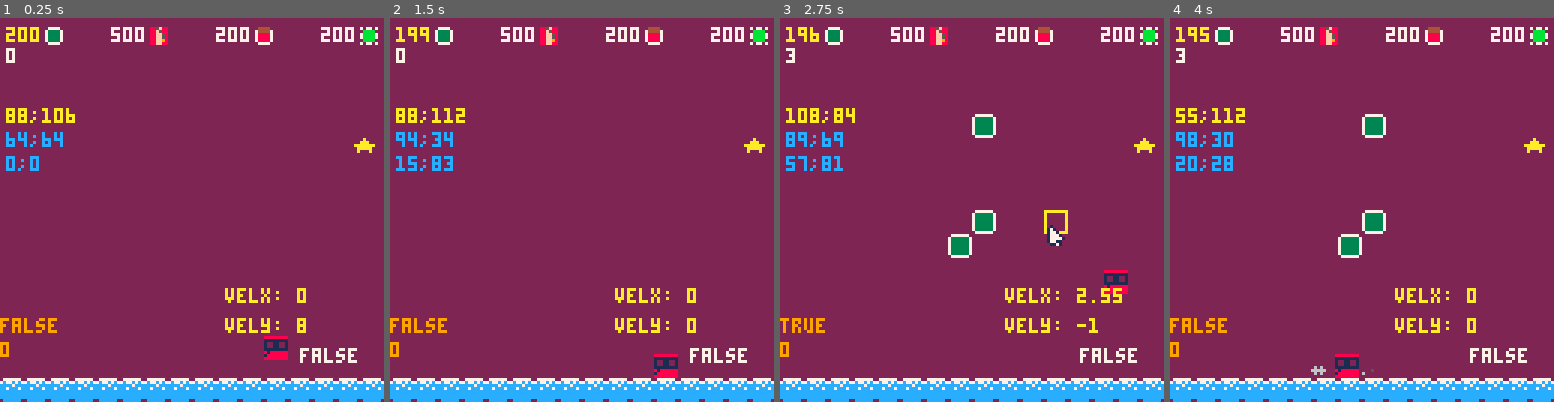
Above: before the commit, frames 1-4 (left to right).
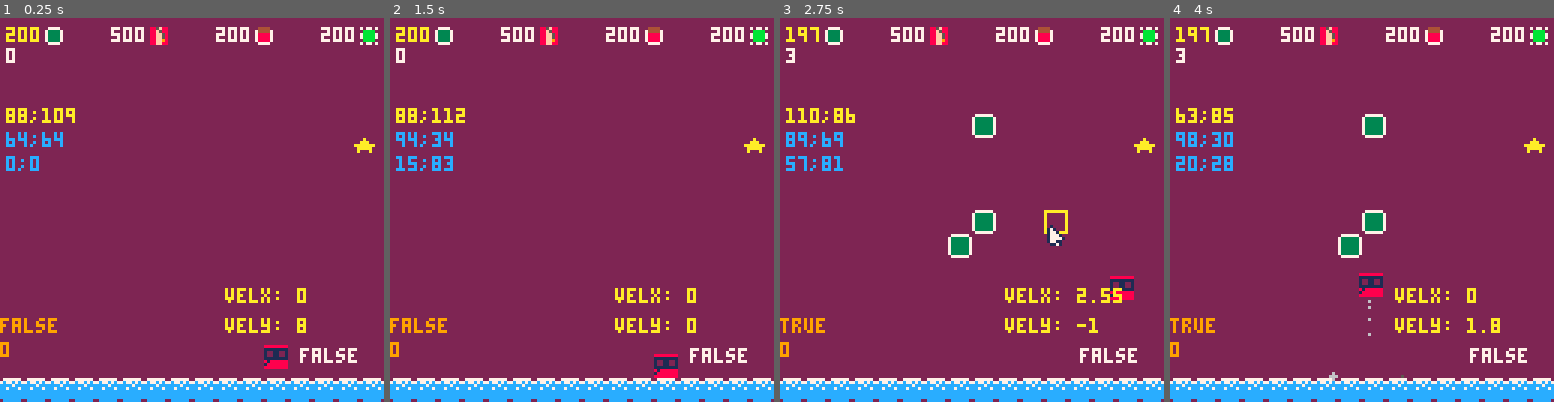
Above: after the commit, the same moments.

Repository: FlavioIero/PlatformMaker
Game: PICO-8 cartridge platformmaker.p8
Two runs of this game, one before a commit and one after it. Both use one fixed random seed, a clock stepped at 60 frames per second and the inputs below.
Inputs (mouse positions are in pixels of both pictures, inside the frame that each line leads up to):
- Up to frame 1 (0.25 s): no input
- Up to frame 2 (1.5 s): tap X (X key) at 0.33, 1.07 s; click (670, 121) at 0.67 s; tap O (Z key) at 0.7 s; click (436, 267) at 1.22 s
- Up to frame 3 (2.75 s): hold Right 1.6-2.1 s; tap O (Z key) at 1.7, 2.1, 2.5 s; click (887, 114) at 1.77 s; tap X (X key) at 1.85 s; hold Up 2.15-2.42 s; click (952, 259) at 2.32 s; hold Right from 2.47 s (still down)
- Up to frame 4 (4 s): click (1404, 106) at 2.87 s; tap O (Z key) at 2.9, 3.3, 3.7 s; tap X (X key) at 2.97 s; release Right at 3.03 s; hold Left 3.08-3.58 s; click (1465, 256) at 3.42 s; hold Down 3.63-3.97 s; click (1231, 102) at 3.97 s

The runs differ from the first frame. In frame 1, 0.5% of the frame differs, in the area x 17-75%, y 23-92%; in frame 2, less than 0.1%; in frame 3, 0.6%; in frame 4, 1.4%, in the area x 0-86%, y 3-95%.

Commit message:
improved player collisions

Diff:
--- a/platformmaker.p8
+++ b/platformmaker.p8
@@ -194,6 +194,10 @@
  return val > target
      and max(val - amount, target)
      or min(val + amount, target)
+end
+
+function clamp(val,mi,ma)
+	return max(mi,min(ma,val))
 end
 -->8
 -- player --
@@ -213,6 +217,8 @@
 	states = {jump=1,build=2,switch=3},
  x = 0,
  y = 0,
+ remx = 0,
+ remy = 0,
 	sprt = 1,
 	state = nil,
 	vel_x = 0,
@@ -336,39 +342,62 @@
 		local ly = self.y
 		local lgrounded = self.grounded
 
+		-- y movement
 		if self:can_jump() then
 			self.vel_y = self.jump_vel end
-		self.y += self.vel_y
-		self.y = flr(self.y)
-
+
+		self.remy += self.vel_y
+  local amount = flr(self.remy+0.5)
+  self.remy -= amount
+  local step = sgn(self.vel_y)
+		local pad = step==-1 and -1 or 0
+		-- y collisions
+		for i=1,abs(amount) do
+			if not collide_spr(self.x,self.y+pad,7,8,0)
+						and not self:collide_blocks(self.x,self.y+pad,8,9) then
+				self.y += step
+			else
+				self.vel_y = 0
+				self.remy = 0
+				break
+			end
+		end
+
+		-- y clamp
 		if self.y > 120 then
 			self.y = 120
 			self.vel_y = 0
 		end
-		while self.y~=ly and
-								(collide_spr(self.x,self.y,7,7,0)
-								or self:collide_blocks(self.x,self.y,8,8)) do
-			if self.y < ly then
-				self.y += 1
-			elseif self.y > ly then
-				self.y -= 1
-			end
-			self.vel_y = 0
-		end
 
 		self.grounded = self:on_ground()
 
+		-- x movement
 		if btn(➡️) and self.vel_x < self.max_vel_x then
-			print("inside ➡️",2,60,10)
 			self.vel_x = min(self.max_vel_x,self.vel_x+self.accel)
 		end
 		if btn(⬅️) and self.vel_x > -self.max_vel_x then
-			print("inside ⬅️",2,68,10)
 			self.vel_x = max(-self.max_vel_x,self.vel_x-self.accel)
 		end
-		self.x += self.vel_x
-		self.x = flr(self.x)
-
+
+		-- x collisions
+		self.remx += self.vel_x
+  amount = flr(self.remx+0.5)
+  self.remx -= amount
+  step = sgn(self.vel_x)
+  pad = step==-1 and -1 or 0
+
+  for i=1,abs(amount) do
+  	if not collide_spr(self.x+pad,self.y,8,7,0)
+  				and not self:collide_blocks(self.x+pad,self.y,9,8) then
+  		self.x += step
+  	else
+  		self.vel_x = 0
+  		self.remx = 0
+  		break
+  	end
+  end
+
+		-- x clamp
 		if self.x < 0 then
 			self.x = 0
 			self.vel_x = 0
@@ -376,32 +405,8 @@
 			self.x = 120
 			self.vel_x = 0
 		end
-		local b_coll = self:collide_blocks(self.x,self.y,8,8)
-		local moved = false
-		while self.x~=lx and
-								(collide_spr(self.x,self.y,7,7,0)
-								or b_coll) do
-			if b_coll then
-				if b_coll.x < self.x then
-					self.x = b_coll.x+8
-					moved = true
-				elseif b_coll.x > self.x then
-					self.x = b_coll.x-8
-					moved = true
-				end
-			end
-			if not b_coll or (b_coll and not moved) then
-				if self.x < lx then
-					self.x += 1
-				else
-					self.x -= 1
-				end
-			end
-			b_coll = self:collide_blocks(self.x,self.y,8,8)
-			self.vel_x = 0
-			moved = false
-		end
-
+
+		-- landing particles
 		if not lgrounded and self.grounded then
 			self:land_particles() end
 
@@ -572,8 +577,8 @@
 	sprt_ui = 128,
 	sprt = 129,
 
-	x = 0,
-	y = 0,
+	x = -30000,
+	y = -30000,
 	placed = false,
 	active = false,
 	collided = false,
@@ -611,6 +616,8 @@
 	remove = function(self)
 		self.placed = false
 		self.active = false
+		self.x = -30000
+		self.y = -30000
 	end,
 }
 
@@ -756,7 +763,10 @@
 					weight = 0.4,
 				}))
 			end
+			self.x = -30000
+			self.y = -30000
 			sfx(0)
+			bm:destroy_block(self)
 		end
 	end,
 
@@ -886,15 +896,18 @@
 	end,
 
 	remove_block = function(self,x,y)
-		-- check for its hp before
-		-- putting it back in the
-		-- unplaced_blocks table
 		for b in all(self.blocks) do
 			if b.x == x and b.y == y then
 				b:remove()
+				-- puts it back in blocks unplaced
+				self.blocks_unplaced[self:get_type_idx(b)].n += 1
 				break
 			end
 		end
+	end,
+
+	destroy_block = function(self,b)
+		del(self.blocks,b)
 	end,
 
 	switch_block = function(self,dir)
@@ -908,11 +921,9 @@
 	-- returns idx of type in
 	-- table unplaced_blocks
 	get_type_idx = function(self,b)
-		local i = 1
-		for t in all(self.unplaced_blocks) do
-			if t.name == b.name then
+		for i=1,#self.blocks_unplaced do
+			if self.blocks_unplaced[i].b_type.name == b.name then
 				return i end
-			i += 1
 		end
 		return -1
 	end
@@ -1072,10 +1083,10 @@
 0000000000000000000000000000000000000000000000000000000000000000000000000000000000000000000000000000000000000000000000000000000000000000000000000000000000000000000000000000000000000000000000000000000000000000000000000000000000000000000000000000000000000000
 0000000000000000000000000000000000000000000000000000000000000000000000000000000000000000000000000000000000000000000000000000000000000000000000000000000000000000000000000000000000000000000000000000000000000000000000000000000000000000000000000000000000000000
 0000000000000000000013131313131340404040400000400000404040404000000000000000000000000000000000000000000000000000000000000000000000000000000000000000000000000000000000000000000000000000000000000000000000000000000000000000000000000000000000000000000000000000
-0000000000000000000000000000000040000000400000000000400000004000000000000000000000000000000000000000000000000000000000000000000000000000000000000000000000000000000000000000000000000000000000000000000000000000000000000000000000000000000000000000000000000000
-0000131313131313000000000000000040000000400000000000400000004000000000000000000000000000000000000000000000000000000000000000000000000000000000000000000000000000000000000000000000000000000000000000000000000000000000000000000000000000000000000000000000000000
-0000000000000000000000000000000040000000400000000000400000004000000000000000000000000000000000000000000000000000000000000000000000000000000000000000000000000000000000000000000000000000000000000000000000000000000000000000000000000000000000000000000000000000
-0000000000000000000000000000000040000000400000000000400000004000000000000000000000000000000000000000000000000000000000000000000000000000000000000000000000000000000000000000000000000000000000000000000000000000000000000000000000000000000000000000000000000000
+4141410000000000000000000000000040000000400000000000400000004000000000000000000000000000000000000000000000000000000000000000000000000000000000000000000000000000000000000000000000000000000000000000000000000000000000000000000000000000000000000000000000000000
+4100414141414141410000000000000040000000400000000000400000004000000000000000000000000000000000000000000000000000000000000000000000000000000000000000000000000000000000000000000000000000000000000000000000000000000000000000000000000000000000000000000000000000
+4141414141410000000000000000000040000000400000000000400000004000000000000000000000000000000000000000000000000000000000000000000000000000000000000000000000000000000000000000000000000000000000000000000000000000000000000000000000000000000000000000000000000000
+4141414141414141414141414141410040000000400000000000400000004000000000000000000000000000000000000000000000000000000000000000000000000000000000000000000000000000000000000000000000000000000000000000000000000000000000000000000000000000000000000000000000000000
 4040404040404040404040404040404040404040404040404040404040404000000000000000000000000000000000000000000000000000000000000000000000000000000000000000000000000000000000000000000000000000000000000000000000000000000000000000000000000000000000000000000000000000
 
 
